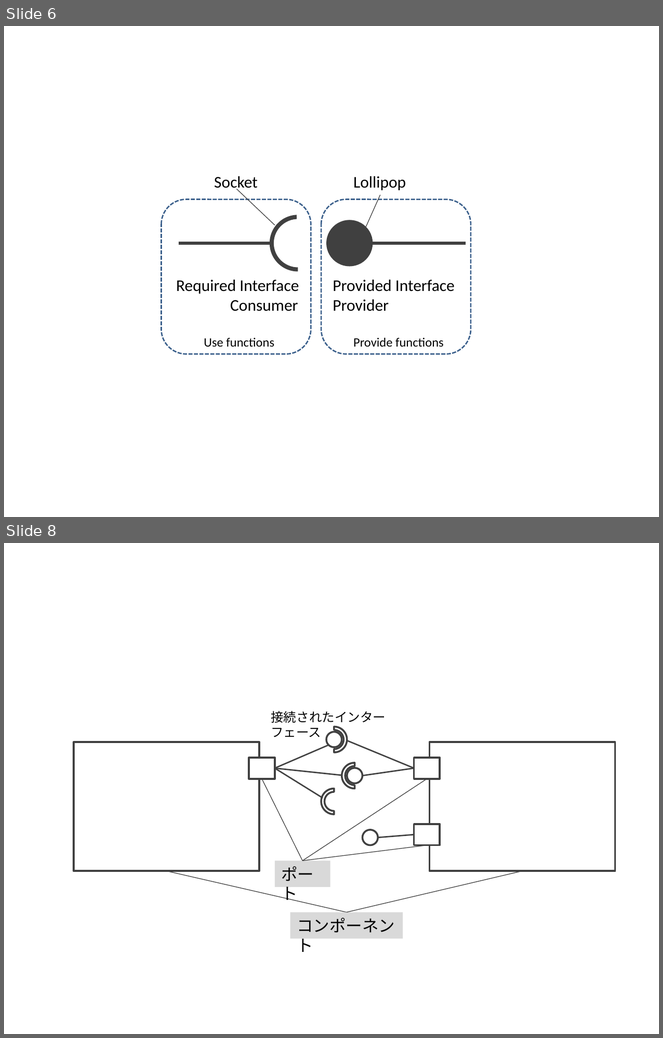
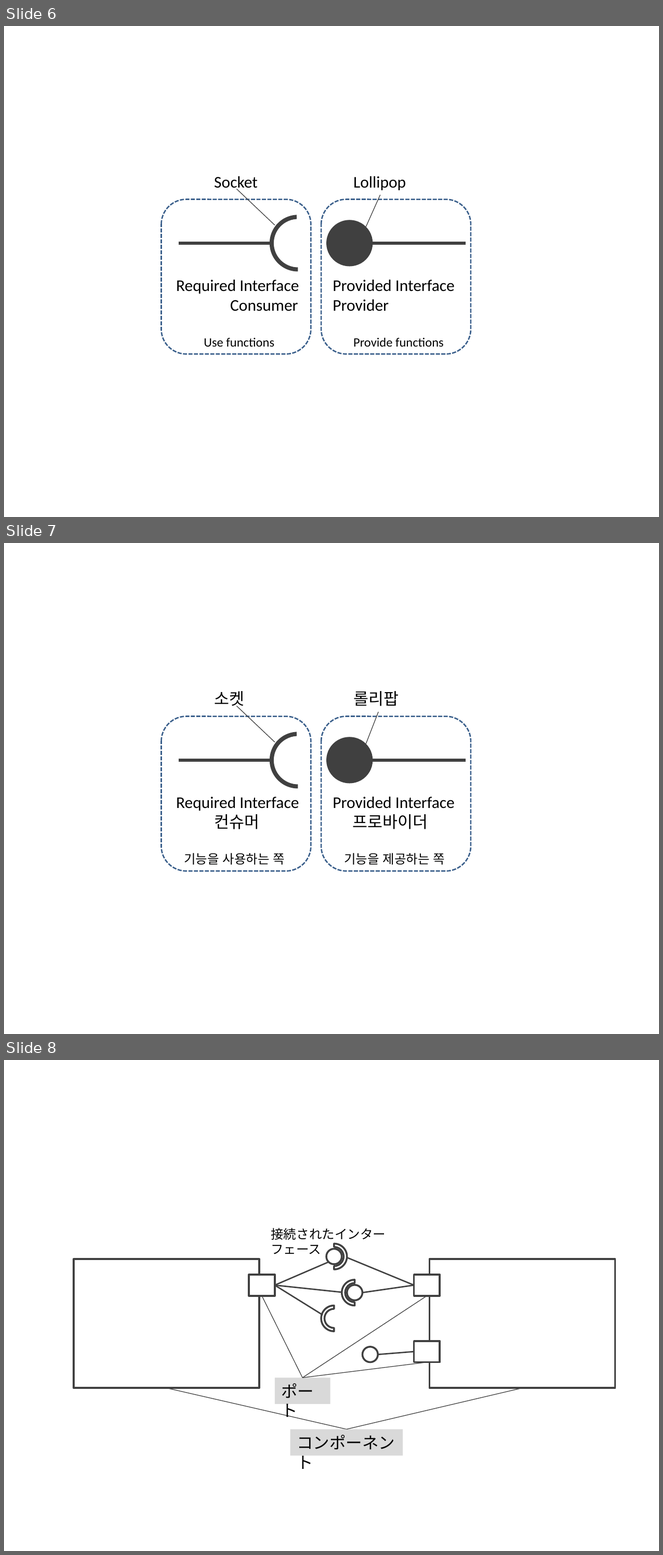
Before and after one commit to kkunita/openrtm.org, a slide deck: Documents/03_DevelopersGuide/01_Basic_RTC_Programming/03_ServciePort/ServicePort_Basic.pptx. Shown one above the other, each under a label of ours: slides 6 and 8 before the commit, slides 6, 7 and 8 after it; the slides between them are not shown. The pictures are 663x1038 and 663x1555 pixels, drawn with LibreOffice and Linux fonts; fonts in the diff are those of the drawing. Boxes give left, top, right and bottom in pixels: in the first picture for what was removed or moved away, otherwise in the second. Text is boxed around its words. In the diff, an @@ line names an element or a change of style, - is before the commit and + after.

```diff
--- a/Documents/03_DevelopersGuide/01_Basic_RTC_Programming/03_ServciePort/ServicePort_Basic.pptx
+++ b/Documents/03_DevelopersGuide/01_Basic_RTC_Programming/03_ServciePort/ServicePort_Basic.pptx
@@ slide 7 added at box(4, 543, 659, 1034), background #FFFFFF @@
@@ text added at box(214, 691, 244, 709), 18 pt, text #000000 @@
+소켓
@@ text added at box(353, 691, 399, 706), 18 pt, text #000000 @@
+롤리팝
@@ line added from (236, 706) to (274, 742), #404040 0.75 pt @@
@@ line added from (366, 744) to (379, 712), #404040 0.75 pt @@
@@ rounded rectangle added at box(161, 717, 311, 871), outline #3A5F8C 1.5 pt dashed @@
@@ rounded rectangle added at box(321, 717, 470, 871), outline #3A5F8C 1.5 pt dashed @@
@@ arch (boxed as its full ring) added at box(270, 732, 327, 788), fill #404040 @@
@@ ellipse added at box(326, 737, 373, 783), fill #404040 @@
@@ line added from (178, 760) to (271, 760), #404040 3 pt @@
@@ line added from (373, 760) to (466, 760), #404040 3 pt @@
@@ text added at box(176, 797, 299, 811), 18 pt, text #000000 @@
+Required Interface
@@ text added at box(333, 797, 455, 809), 18 pt, text #000000 @@
+Provided Interface
@@ text added at box(214, 814, 259, 830), 18 pt, text #000000 @@
+컨슈머
@@ text added at box(353, 814, 428, 830), 18 pt, text #000000 @@
+프로바이더
@@ text added at box(184, 853, 285, 865), 14 pt, text #000000 @@
+기능을 사용하는 쪽
@@ text added at box(344, 853, 445, 865), 14 pt, text #000000 @@
+기능을 제공하는 쪽
```
Also in this commit, not shown: 4 slides changed, 3 other slides added, 4 slides removed, 15 other files.
